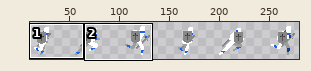
One commit to this sprite sheet: assets/p-run.png. Above: a wide view before the commit, with the close-up outlined.
Close-up. Before the commit:
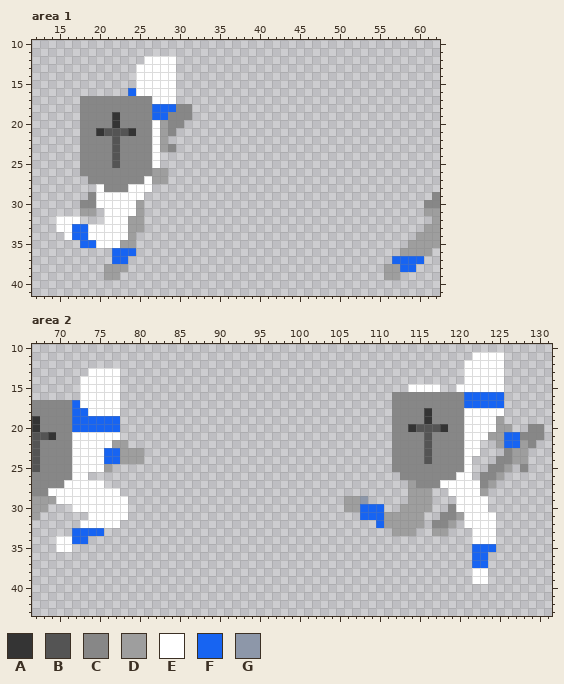
The file is 288x48 pixels. Colours within 5 levels of each other are drawn and written as one. Shown: area 1: x 12..62, y 10..41; area 2: x 67..131, y 10..43. The wide view leaves out empty margins. The commit also changed other parts of the picture, which this record leaves out.
Palette (. is transparent): A #343434  B #545454  C #878787  D #9e9e9e  E #ffffff  F #1764f2  G #8d97a9
And afterwards:
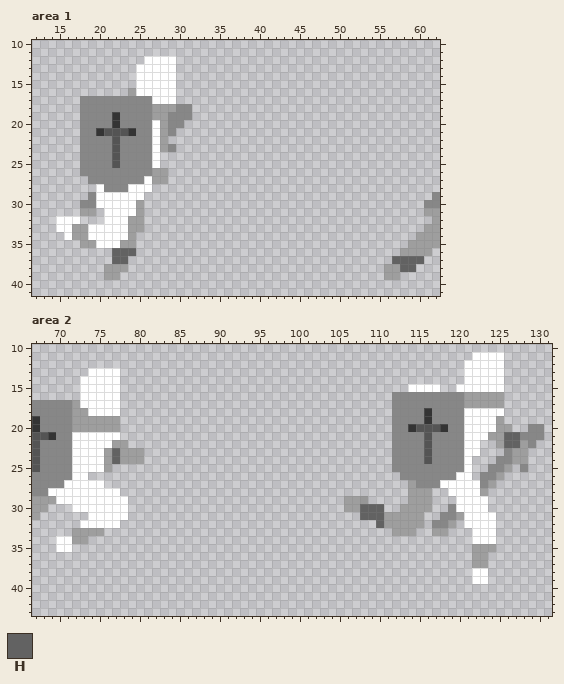
Colours new in this view: H #626262
What changed:
@@ palette @@
-G #8d97a9
+G #979797
--- area 1
@@ x 22..31 @@
 15 ...EEEEE..
-16 ..FEEEEE..
+16 ..DEEEEE..
 17 CCCCCEEE..
-18 CCCCCFFFCC
-19 ACCCCFFCCC
+18 CCCCCDDDCC
+19 ACCCCDDCCC
 20 ACCCCEDCC.
@@ x 12..62 @@
 32 ...EEE...EEEDD....................................D
-33 ...EEFFEEEEEDD...................................DD
-34 ....EFFEEEEED...................................DDD
-35 ......FFEEEDD..................................DDDD
-36 ..........FFF.................................DDDD.
-37 ..........FF.................................FFFF..
-38 .........DDD................................DDFF...
+33 ...EEDDEEEEEDD...................................DD
+34 ....EDDEEEEED...................................DDD
+35 ......DDEEEDD..................................DDDD
+36 ..........HHH.................................DDDD.
+37 ..........HH.................................HHHH..
+38 .........DDD................................DDHH...
 39 .........DD.................................DD.....
--- area 2
@@ x 67..131 @@
 15 ......EEEEE....................................EEEE..EEEEEE......
-16 ......EEEEE..................................CCCCCCCCCFFFFF......
-17 CCCCCFEEEEE..................................CCCCCCCCCFFFFF......
-18 CCCCCFFEEEE..................................CCCCACCCCEEEEE......
-19 ACCCCFFFFFF..................................CCCCACCCCEEEED......
-20 ACCCCFFFFFF..................................CCABBBACCEEEEDD..CC.
-21 BBACCEEEEEE..................................CCCCBCCCCEEEDDFFCCC.
-22 BCCCCEEEEEDD.................................CCCCBCCCCEE..DFFDC..
-23 BCCCCEEEEFFDDD...............................CCCCBCCCCEE...CDD...
-24 BCCCCEEEEFFDDD...............................CCCCBCCCCE...CCDD...
+16 ......EEEEE..................................CCCCCCCCCDDDDD......
+17 CCCCCDEEEEE..................................CCCCCCCCCDDDDD......
+18 CCCCCDDEEEE..................................CCCCACCCCEEEEE......
+19 ACCCCDDDDDD..................................CCCCACCCCEEEED......
+20 ACCCCDDDDDD..................................CCABBBACCEEEEDD..CC.
+21 BBACCEEEEEE..................................CCCCBCCCCEEEDDHHCCC.
+22 BCCCCEEEEEDD.................................CCCCBCCCCEE..DHHDC..
+23 BCCCCEEEEDHDDD...............................CCCCBCCCCEE...CDD...
+24 BCCCCEEEEDHDDD...............................CCCCBCCCCE...CCDD...
 25 BCCCCEEEED...................................CCCCCCCCCE..CCD.C...
@@ x 67..131 @@
 29 DDDEEEEEEEEE...........................DDG.....DDD...EEEE........
-30 DD...EEEEEEE...........................DDFFF..DDDD..CEEEE........
-31 D......EEEEE.............................FFFDDDDD..CCDEEEE.......
-32 ......EEEEE................................FDDDDD.CCD.EEEE.......
-33 .....FFFF....................................DDD..DD...EEE.......
-34 ...EEFF................................................EEE.......
-35 ...EE..................................................FFF.......
-36 .......................................................FF........
-37 .......................................................FF........
+30 DD...EEEEEEE...........................DDHHH..DDDD..CEEEE........
+31 D......EEEEE.............................HHHDDDDD..CCDEEEE.......
+32 ......EEEEE................................HDDDDD.CCD.EEEE.......
+33 .....DDDD....................................DDD..DD...EEE.......
+34 ...EEDD................................................EEE.......
+35 ...EE..................................................DDD.......
+36 .......................................................DD........
+37 .......................................................DD........
 38 .......................................................EE........
Pixel boxes of the changes (left, top, right, bottom) in both close-ups:
changed: (128, 88, 176, 120)
changed: (72, 224, 136, 264)
changed: (392, 256, 424, 272)
changed: (464, 392, 520, 448)
changed: (72, 400, 120, 464)
changed: (360, 496, 384, 528)
changed: (72, 528, 104, 544)
changed: (472, 544, 496, 568)
